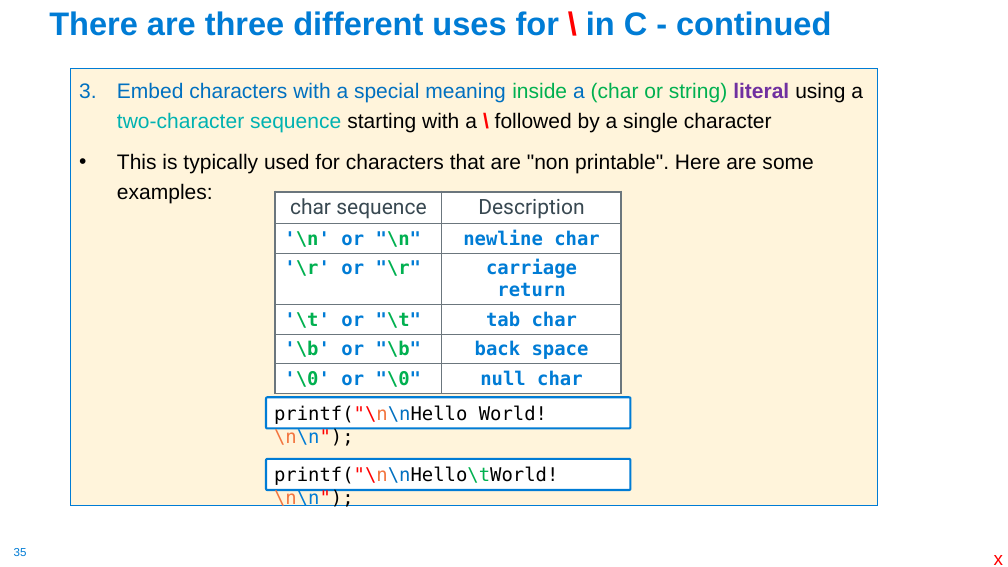
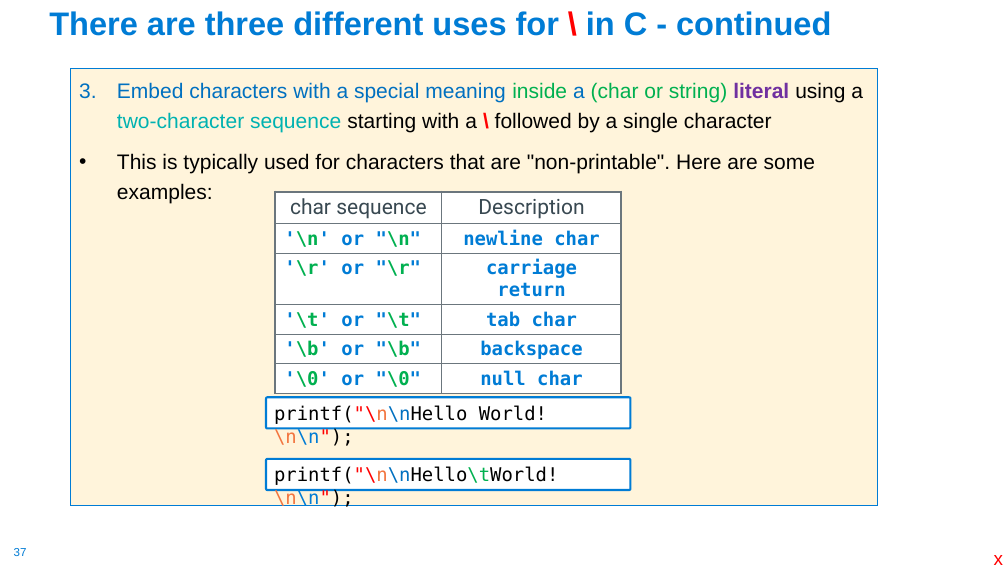
Before and after one commit to cse30-sp24/Muller-Slides, a slide deck: slide 37 of 01-C-Part1.pptx (slide 35 before the commit). Drawn at 1008x567 pixels with LibreOffice and Linux fonts; fonts in the diff are those of the drawing. Boxes give left, top, right and bottom in pixels: in the first picture for what was removed or moved away, otherwise in the second. Text is boxed around its words. In the diff, an @@ line names an element or a change of style, - is before the commit and + after.

```diff
--- a/01-C-Part1.pptx
+++ b/01-C-Part1.pptx
@@ text at [117, 153, 815, 204]: text changed @@
-• This is typically used for characters that are "non printable". Here are some examples:
+• This is typically used for characters that are "non-printable". Here are some examples:
@@ table at [275, 191, 622, 391] @@
-row 5, column 2: back space
+row 5, column 2: backspace
@@ page number at [14, 548, 27, 556]: text changed @@
-35
+37
```
Also in this commit, not shown: 5 other slides changed, 4 slides added, 1 other file.
